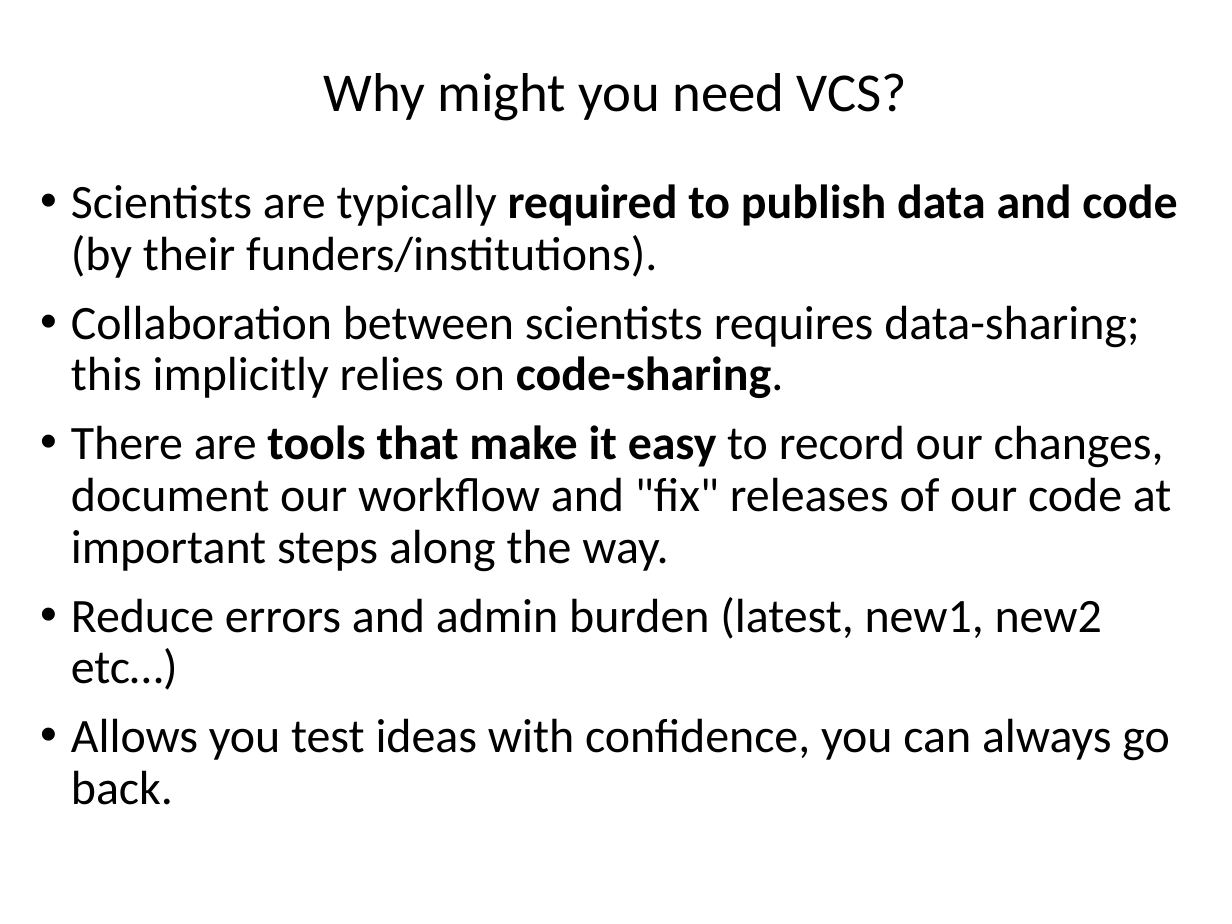
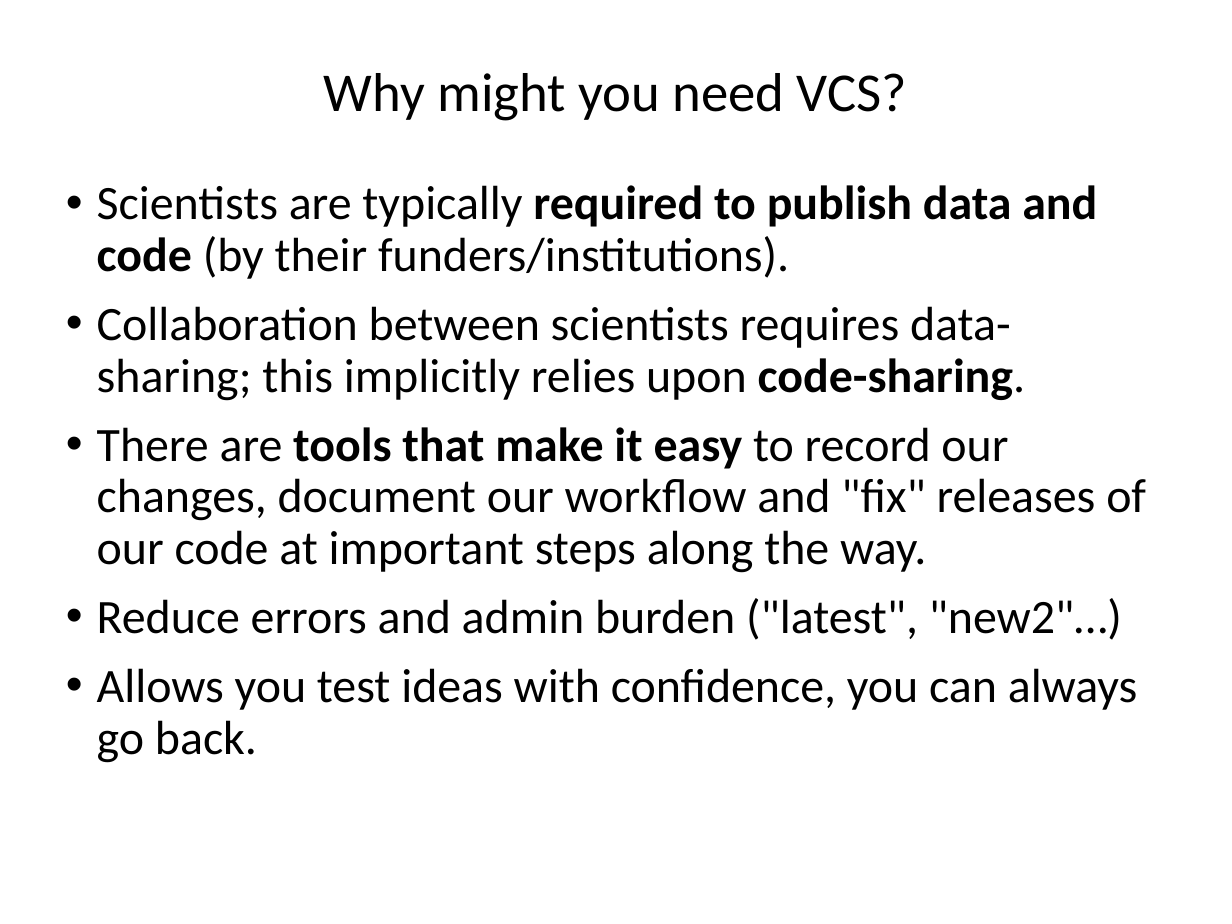
Before and after one commit to ncasuk/ncas-isc, a slide deck: slide 5 of version_control/presentations/01_git_intro.pptx. Drawn at 1232x924 pixels with LibreOffice and Linux fonts; fonts in the diff are those of the drawing; background and template pictures are left out. Boxes give left, top, right and bottom in pixels: in the first picture for what was removed or moved away, otherwise in the second. Text is boxed around its words. In the diff, an @@ line names an element or a change of style, - is before the commit and + after.

```diff
--- a/version_control/presentations/01_git_intro.pptx
+++ b/version_control/presentations/01_git_intro.pptx
@@ text "Scientists are typically required to ..." moved from (x1=71, y1=184, x2=1177, y2=805) to (x1=97, y1=185, x2=1146, y2=763) @@
@@ text at (x1=97, y1=306, x2=1025, y2=401): text changed @@
-• Collaboration between scientists requires data-sharing; this implicitly relies on code-sharing.
+• Collaboration between scientists requires data-sharing; this implicitly relies upon code-sharing.
@@ text at (x1=97, y1=598, x2=1122, y2=640): text changed @@
-• Reduce errors and admin burden (latest, new1, new2 etc…)
+• Reduce errors and admin burden ("latest", "new2"…)
```
Also in this commit, not shown: 14 other slides changed, 1 other file.
